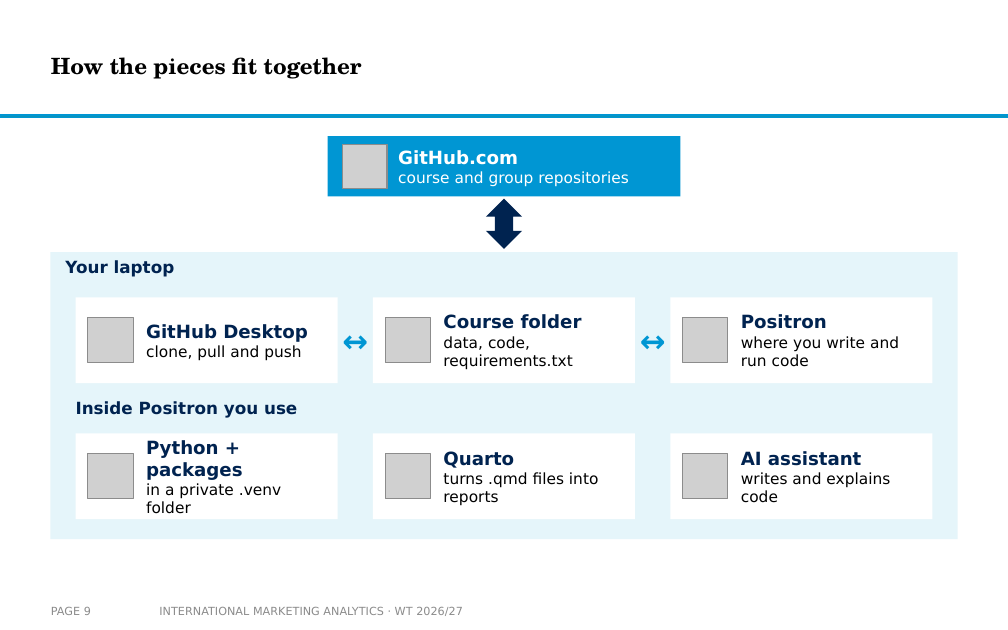
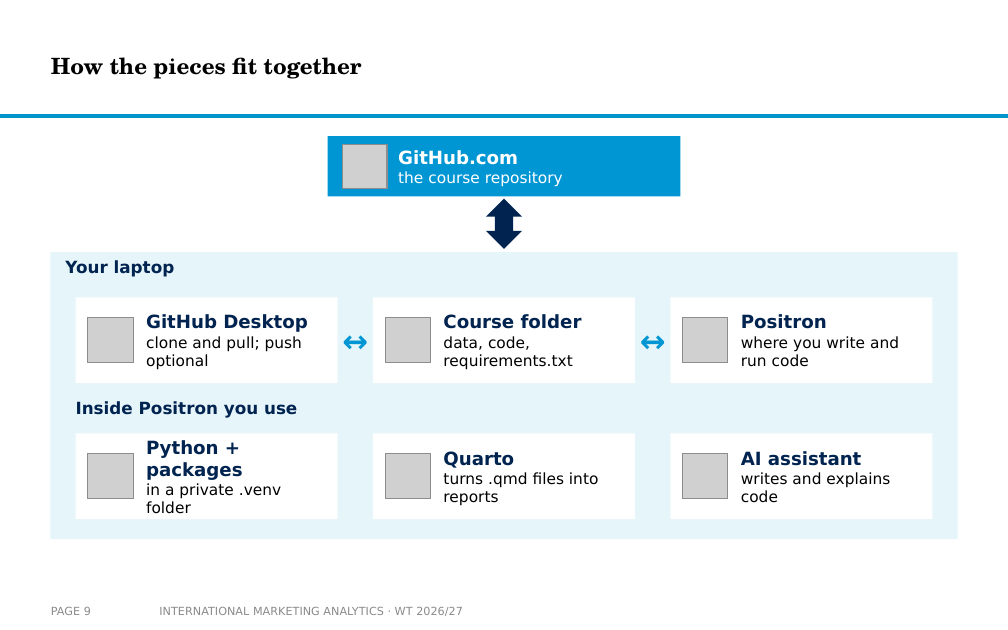
Before and after one commit to arnefloh-wu/International-Marketing-Analytics, a slide deck: slide 9 of slides/01a_setup-and-registration_WT26-27.pptx. Drawn at 1008x630 pixels with LibreOffice and Linux fonts; fonts in the diff are those of the drawing; grey boxes stand for pictures; background and template pictures are left out. Boxes give left, top, right and bottom in pixels: in the first picture for what was removed or moved away, otherwise in the second. Text is boxed around its words. In the diff, an @@ line names an element or a change of style, - is before the commit and + after.

```diff
--- a/slides/01a_setup-and-registration_WT26-27.pptx
+++ b/slides/01a_setup-and-registration_WT26-27.pptx
@@ text at box(398, 171, 563, 187): text changed @@
-course and group repositories
+the course repository
@@ text at box(146, 336, 302, 370): text changed @@
-clone, pull and push
+clone and pull; push optional
```
Also in this commit, not shown: 8 other slides changed, 4 other files.
